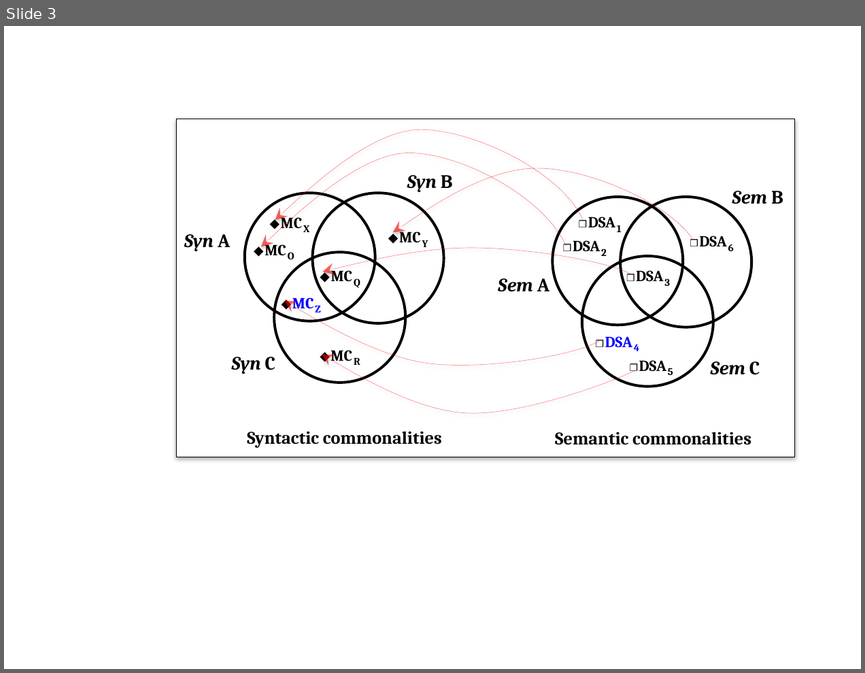
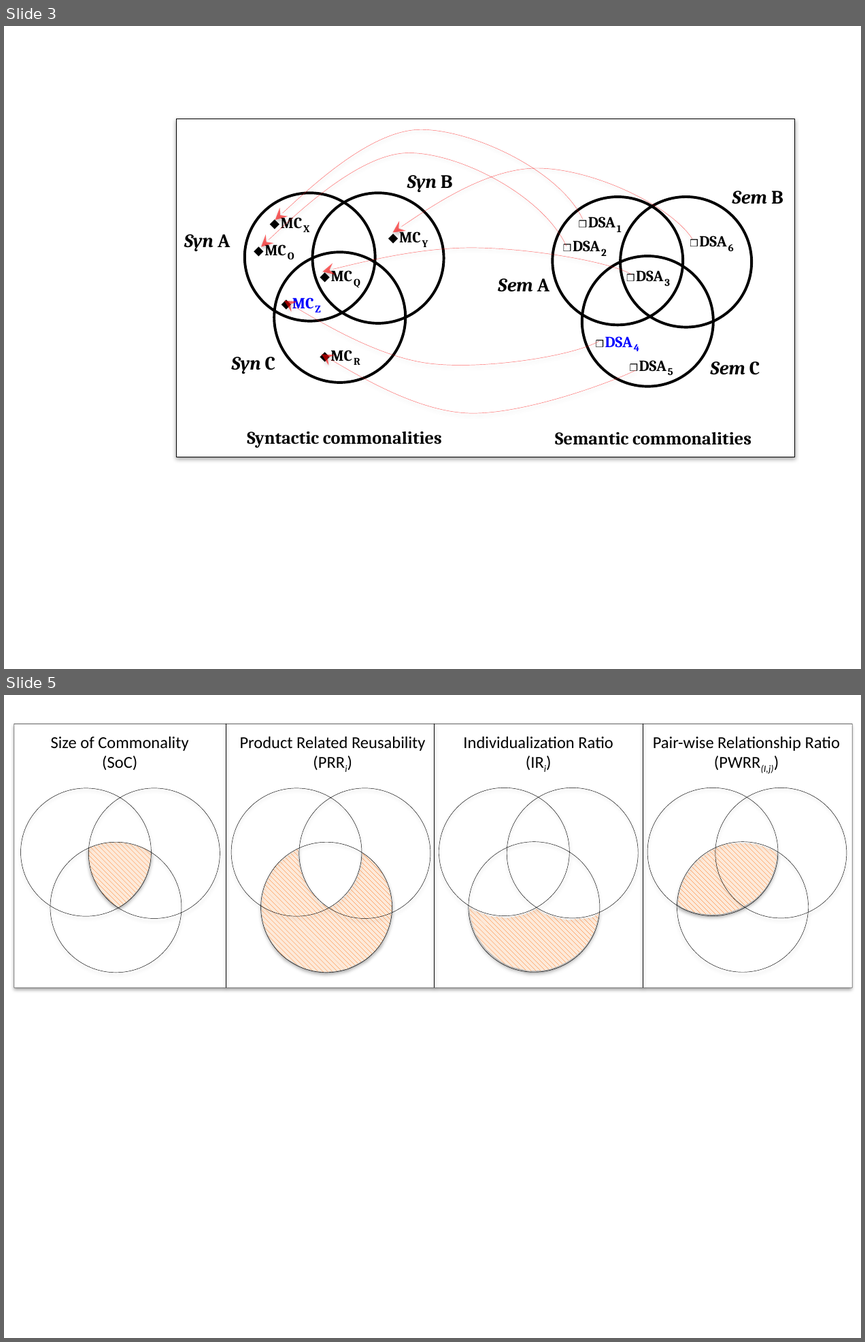
Before and after one commit to damenac/puzzle, a slide deck: papers/2016-ICSR-PuzzleMetrics/images/domains.pptx. Shown one above the other, each under a label of ours: slide 3 before the commit, slides 3 and 5 after it; the slides between them are not shown. The pictures are 865x673 and 865x1342 pixels, drawn with LibreOffice and Linux fonts; fonts in the diff are those of the drawing. Boxes give left, top, right and bottom in pixels: in the first picture for what was removed or moved away, otherwise in the second. Text is boxed around its words. In the diff, an @@ line names an element or a change of style, - is before the commit and + after.

```diff
--- a/papers/2016-ICSR-PuzzleMetrics/images/domains.pptx
+++ b/papers/2016-ICSR-PuzzleMetrics/images/domains.pptx
@@ slide 5 added at [4, 695, 861, 1338], background #FFFFFF @@
@@ rectangle added at [14, 724, 852, 988], fill #FFFFFF, outline #000000 0.25 pt @@
@@ line added from (226, 724) to (226, 987), #000000 0.25 pt @@
@@ line added from (434, 724) to (434, 987), #000000 0.25 pt @@
@@ line added from (643, 724) to (643, 987), #000000 0.25 pt @@
@@ text added at [51, 736, 188, 770], 14 pt, text #000000 @@
+Size of Commonality
+(SoC)
@@ text added at [240, 736, 425, 751], 14 pt, text #000000 @@
+Product Related Reusability
+(PRRi)
@@ text added at [463, 736, 613, 748], 14 pt, text #000000 @@
+Individualization Ratio
+(IRi)
@@ text added at [653, 736, 840, 774], 14 pt, text #000000 @@
+Pair-wise Relationship Ratio
+(PWRR(I,j))
@@ ellipse added at [20, 788, 150, 916], outline #000000 0.25 pt @@
@@ ellipse added at [89, 788, 220, 919], outline #000000 0.25 pt @@
@@ ellipse added at [231, 788, 361, 916], outline #000000 0.25 pt @@
@@ ellipse added at [298, 788, 430, 919], outline #000000 0.25 pt @@
@@ ellipse added at [439, 787, 570, 915], outline #000000 0.25 pt @@
@@ ellipse added at [507, 787, 638, 918], outline #000000 0.25 pt @@
@@ ellipse added at [647, 787, 778, 915], outline #000000 0.25 pt @@
@@ ellipse added at [715, 787, 847, 918], outline #000000 0.25 pt @@
@@ ellipse added at [50, 843, 181, 972], outline #000000 0.25 pt @@
@@ freeform shape added at [89, 843, 152, 907], fill pattern #FF6600 on #FDEADA @@
@@ freeform shape added at [261, 849, 392, 972], fill pattern #FF6600 on #FDEADA @@
@@ ellipse added at [261, 843, 392, 972], outline #000000 0.25 pt @@
@@ ellipse added at [468, 841, 600, 972], outline #000000 0.25 pt @@
@@ ellipse added at [677, 841, 808, 972], outline #000000 0.25 pt @@
@@ freeform shape added at [677, 843, 777, 915], fill pattern #FF6600 on #FDEADA @@
@@ freeform shape added at [469, 906, 600, 971], fill pattern #FF6600 on #FDEADA @@
```
Also in this commit, not shown: 1 other slide added, 12 other files.
